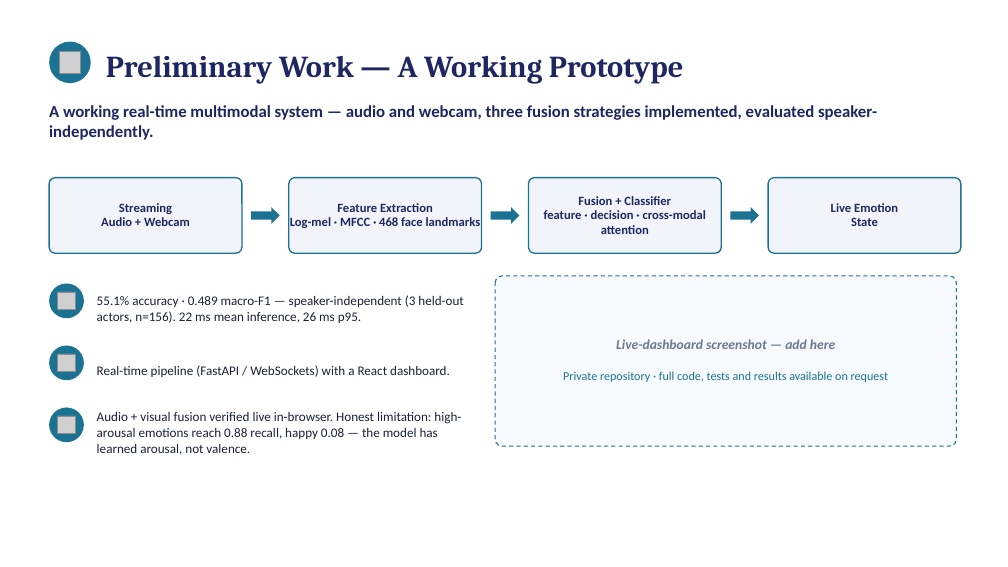
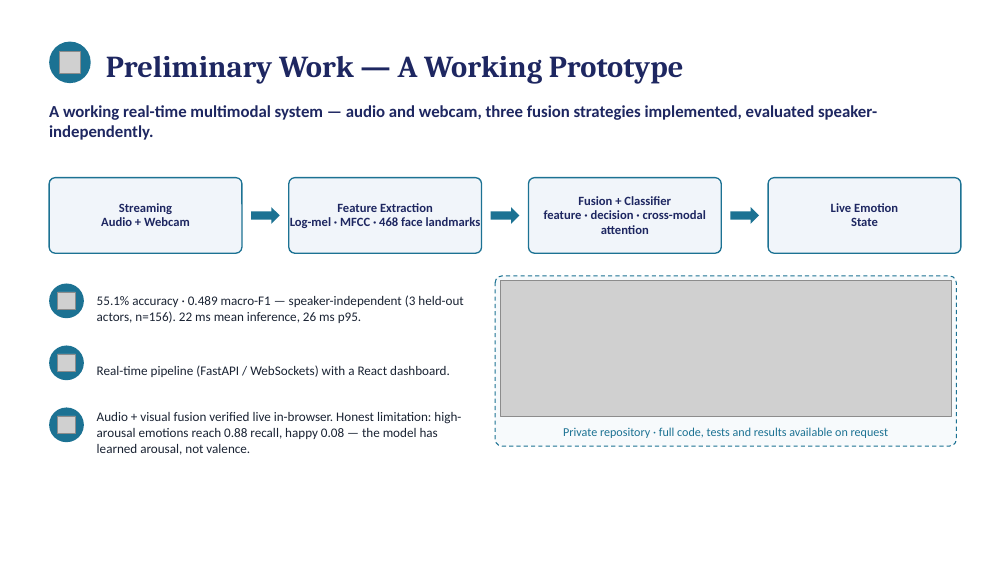
Before and after one commit to Favy-source/SER-System, a slide deck: slide 4 of docs/presentation/MMU_Interview_Favour_REVISED.pptx. Drawn at 1008x567 pixels with LibreOffice and Linux fonts; fonts in the diff are those of the drawing; grey boxes stand for pictures. Boxes give left, top, right and bottom in pixels: in the first picture for what was removed or moved away, otherwise in the second. Text is boxed around its words. In the diff, an @@ line names an element or a change of style, - is before the commit and + after.

```diff
--- a/docs/presentation/MMU_Interview_Favour_REVISED.pptx
+++ b/docs/presentation/MMU_Interview_Favour_REVISED.pptx
@@ picture added at <box>501,281,952,417</box> @@
@@ text removed at <box>616,339,835,349</box> @@
-Live-dashboard screenshot — add here
@@ text "Private repository · full code, ...": place and size @@
-text "Private repository · full code, ..." at <box>563,371,888,382</box>
+text "Private repository · full code, ..." at <box>563,427,888,438</box>
```
Also in this commit, not shown: 4 other files.
